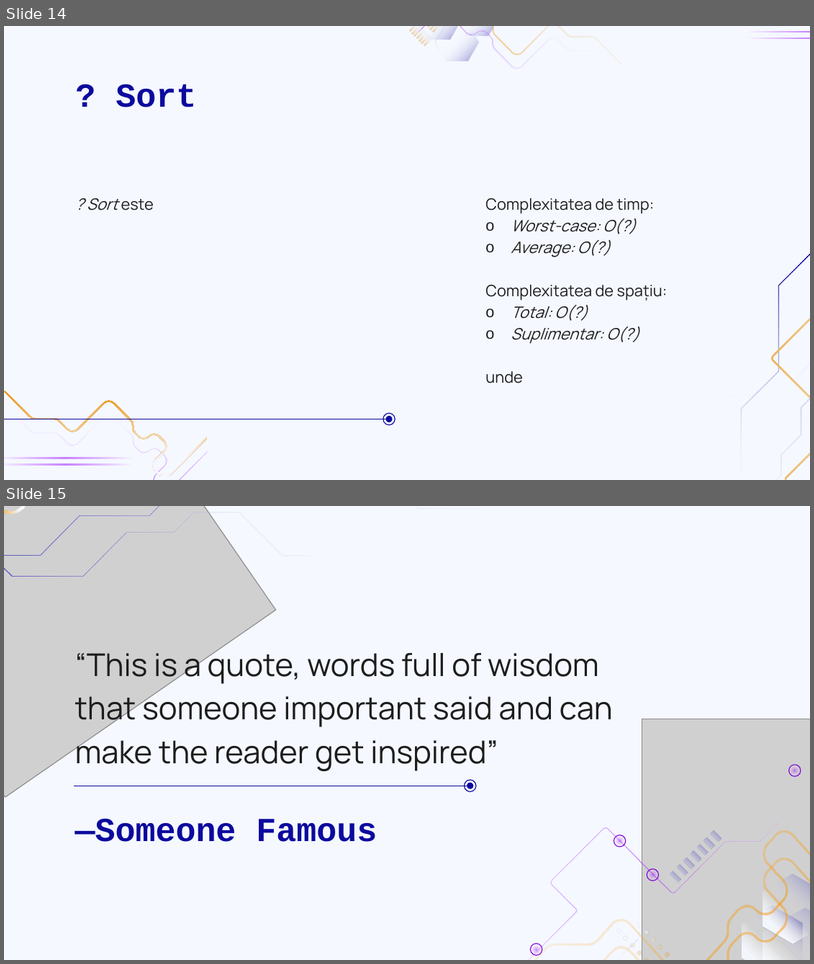
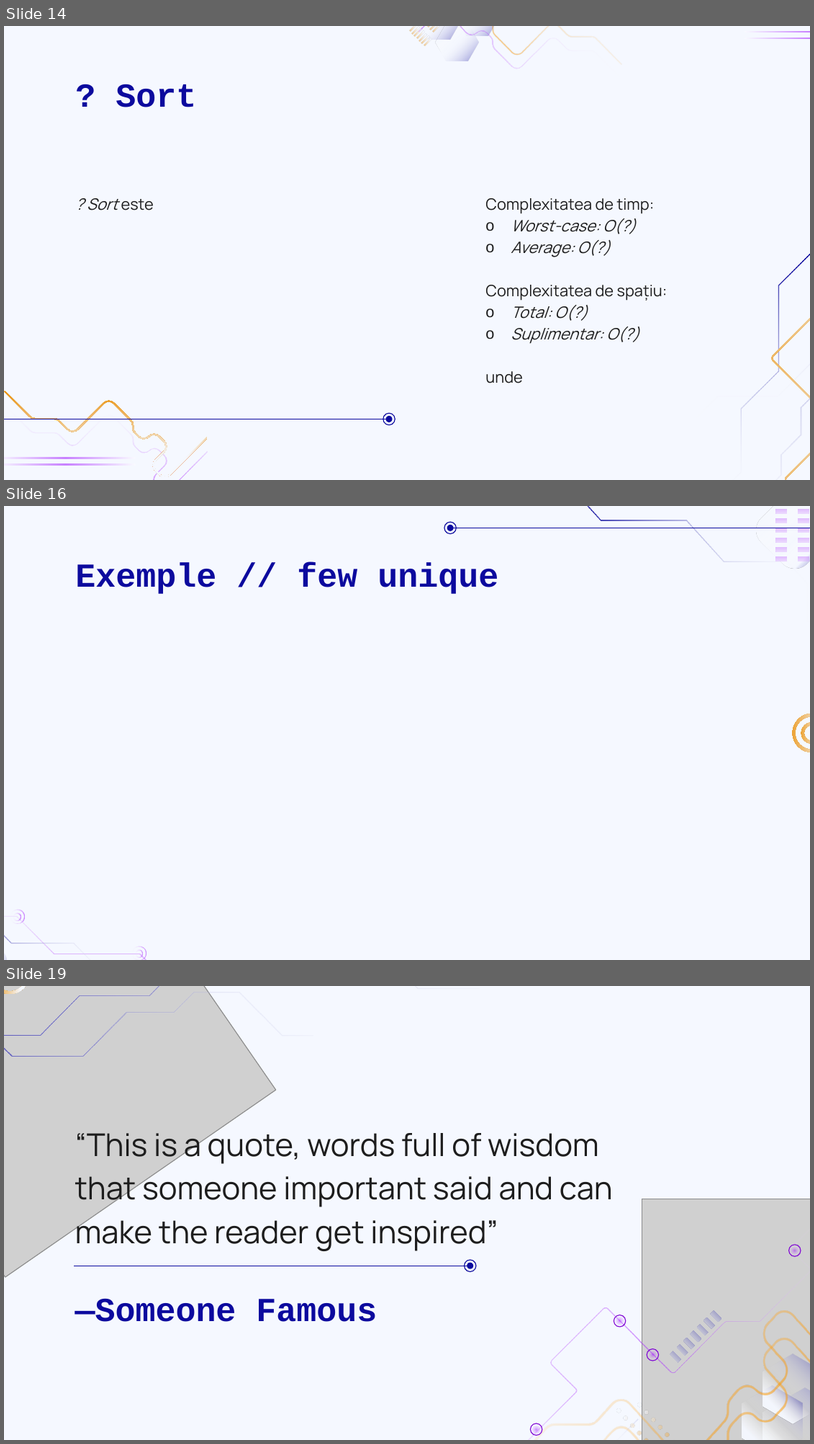
Before and after one commit to biancalautaru/Sorting-Algorithms-Comparison, a slide deck: Algoritmi de sortare.pptx. Shown one above the other, each under a label of ours: slides 14 and 15 before the commit, slides 14, 16 and 19 after it; the slides between them are not shown. The pictures are 814x964 and 814x1444 pixels, drawn with LibreOffice and Linux fonts; fonts in the diff are those of the drawing; grey boxes stand for pictures; background and template pictures are left out. Boxes give left, top, right and bottom in pixels: in the first picture for what was removed or moved away, otherwise in the second. Text is boxed around its words. In the diff, an @@ line names an element or a change of style, - is before the commit and + after.

```diff
--- a/Algoritmi de sortare.pptx
+++ b/Algoritmi de sortare.pptx
@@ slide 16 added at [4,506,810,960], background #F5F8FF @@
@@ ellipse added at [445,522,456,534], outline #0C0A9E 0.75 pt @@
@@ ellipse added at [448,525,454,531], fill #0C0A9E @@
@@ group added at [568,506,810,621]: 16 freeform shapes @@
@@ line added from (810, 528) to (453, 528), #0C0A9E 0.75 pt @@
@@ title added at [75,563,499,594], 30 pt, text #0C0A9E, bold @@
+Exemple // few unique
@@ freeform shape added at [784,705,810,760], fill gradient #EB9109 to #F5F8FF @@
@@ freeform shape added at [797,717,810,748], fill gradient #EB9109 to #F5F8FF @@
@@ group added at [4,861,172,960]: 7 freeform shapes @@
@@ what was slide 15 is now slide 19 @@
```
Also in this commit, not shown: 6 slides changed, 3 other slides added, 2 slides removed, 3 other files.
